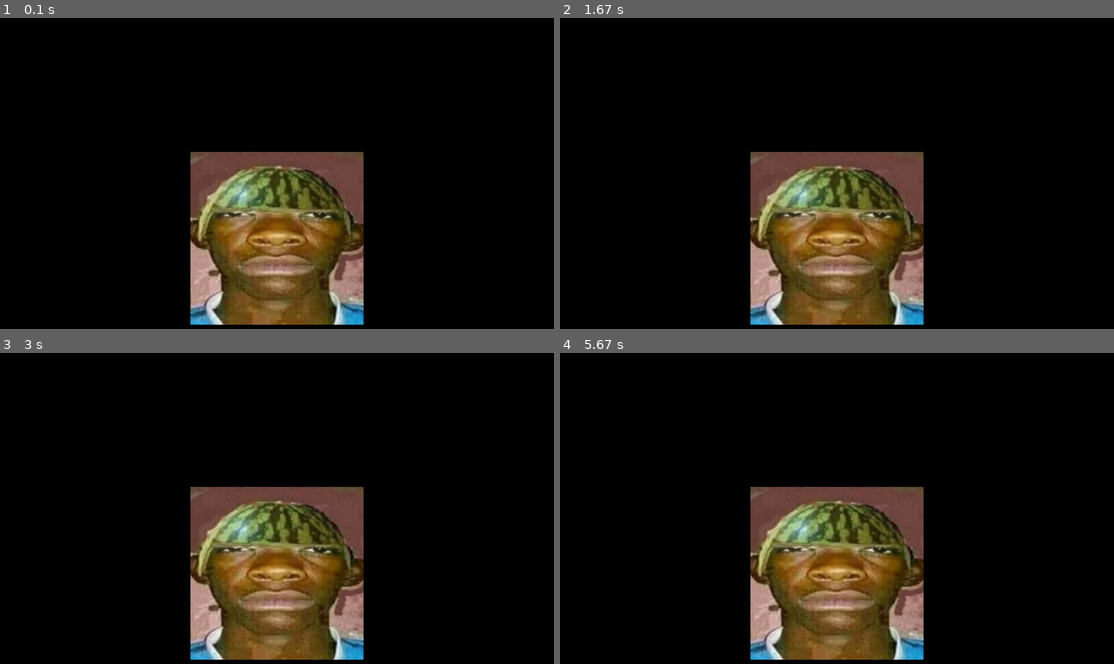
Above: before the commit, frames 1-4 (two rows, left to right).
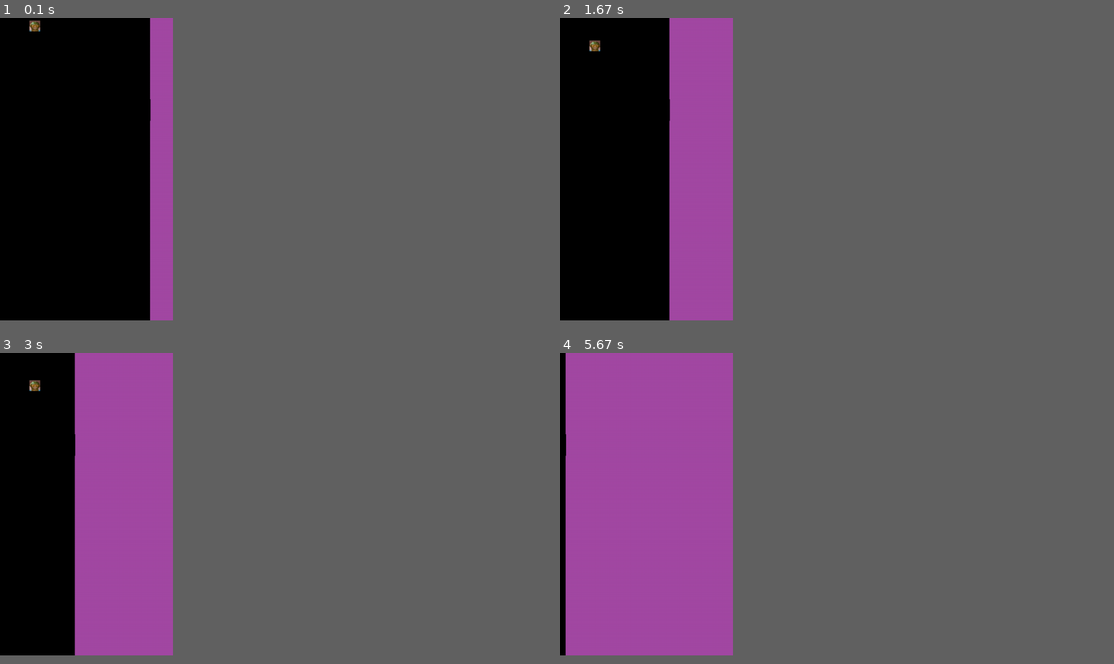
Above: after the commit, the same moments.

Repository: thomaskmk/PyGame
Game: pygame game, started from teste.py
The game is run twice, just before and just after one commit, with the same random seed, the same clock (stepped at 60 frames per second) and the same inputs.
Inputs:
- Up to frame 1 (0.1 s): no input
- Up to frame 2 (1.67 s): tap Space at 0.33, 0.73, 1.03, 1.23, 1.57 s
- Up to frame 3 (3 s): tap Space at 1.87, 2.07, 2.37, 2.63, 2.97 s
- Up to frame 4 (5.67 s): tap Space at 3.27, 3.4, 3.8, 4.1 s
The window is 900x506 before the commit and 281x492 after it. Grey fills any space a smaller window leaves; there, only what the larger window draws over its background counts as a difference.

The runs differ from the first frame. In frame 1, 22% of the frame differs, in the area x 5-66%, y 0-99%; in frame 2, 29%; in frame 3, 35%; in frame 4, 47%, in the area x 1-66%, y 0-99%.

Commit message:
gerando os obstaculos (teste)

Diff:
--- a/config.py
+++ b/config.py
@@ -1,6 +1,6 @@
 # Dados gerais do jogo.
-LARGURA = 1280  # Largura da tela
-ALTURA = 720 # Altura da tela
+LARGURA = 400  # Largura da tela
+ALTURA = 700 # Altura da tela
 FPS = 60 # Frames por segundo
 
 # Define algumas variáveis com as cores básicas
--- a/jogo.py
+++ b/jogo.py
@@ -1,7 +1,6 @@
 import pygame
 from config import *
-from tela_inicial import *
-from tela_final import *
+from telas import *
 from sprites import *
 
 class jogo:
--- a/sprites.py
+++ b/sprites.py
@@ -1,4 +1,6 @@
+from typing import Any
 import pygame
+import random
 from config import *
 
 class jogador(pygame.sprite.Sprite):
@@ -6,17 +8,40 @@
         pygame.sprite.Sprite.__init__(self)
 
         self.image = pygame.image.load('imagem/teste.jpg').convert()
-        self.image_menor = pygame.transform.scale(self.image, (128, 128))
+        self.image = pygame.transform.scale(self.image, (25,25))
         self.rect = self.image.get_rect()
-        self.rect.centerx = LARGURA / 2
-        self.rect.bottom = ALTURA - 10
-        self.speedx = 0
+        self.rect.centerx = LARGURA - 0.8*LARGURA
+        self.rect.bottom = 10
+        self.speedy = 0
+        self.accely = -0.5
 
     def update(self):
-        self.rect.x += self.speedx
+        self.speedy += self.accely
+        self.rect.y -= self.speedy
 
-        # Mantem dentro da tela
-        if self.rect.right > LARGURA:
-            self.rect.right = LARGURA
-        if self.rect.left < 0:
-            self.rect.left = 0
+        if self.rect.y <= 0:
+            self.rect.y = 0
+            self.speedy = 0
+
+        if self.rect.y + 25 >= ALTURA:
+            self.rect.y = ALTURA - 25
+            self.speedy = 0
+
+class obstaculo(pygame.sprite.Sprite):
+    def __init__(self, position, top_inferior = None):
+        pygame.sprite.Sprite.__init__(self)
+
+        if position == 'inferior':
+            self.image = pygame.image.load('imagem/obstaculo.png').convert()
+            self.rect = self.image.get_rect()
+            self.rect.top = random.randint(50, ALTURA-100)
+        else:
+            self.image = pygame.image.load('imagem/obstaculo.png').convert()
+            self.rect = self.image.get_rect()
+            self.rect.bottom = top_inferior - 50
+
+        self.rect.centerx = LARGURA
+        self.speedx = 1
+
+    def update(self):
+        self.rect.x -= self.speedx
--- a/teste.py
+++ b/teste.py
@@ -5,16 +5,20 @@
 pygame.init()
 window = pygame.display.set_mode((LARGURA, ALTURA))
 pygame.display.set_caption('joguinho')
-window.fill((0,0,0))
+window.fill(BLACK)
 
 game = True
 
 clock = pygame.time.Clock()
 
 all_sprites = pygame.sprite.Group()
+all_obstaculos = pygame.sprite.Group()
 
 player = jogador()
+
+
 all_sprites.add(player)
+
 
 while game:
     clock.tick(60)
@@ -25,21 +29,21 @@
             game = False
 
         if event.type == pygame.KEYDOWN:
-            if event.key == pygame.K_RIGHT:
-                player.speedx += 4
-            if event.key == pygame.K_LEFT:
-                player.speedx -= 4
-        if event.type == pygame.KEYUP:
-            if event.key == pygame.K_RIGHT:
-                player.speedx -= 4
-            if event.key == pygame.K_LEFT:
-                player.speedx += 4
+            if event.key == pygame.K_SPACE:
+                player.speedy = 10
+
+
+    obstaculo1 = obstaculo('inferior')
+    obstaculo2 = obstaculo('superior', obstaculo1.rect.top)
+    all_sprites.add(obstaculo1)
+    all_sprites.add(obstaculo2)
+    all_obstaculos.add(obstaculo1)
+    all_obstaculos.add(obstaculo2)
 
     all_sprites.update()
-
-    window.fill((0,0,0))
     all_sprites.draw(window)
 
     pygame.display.update()
+    window.fill(BLACK)
 
 pygame.quit()
Binary file added: imagem/obstaculo.png
